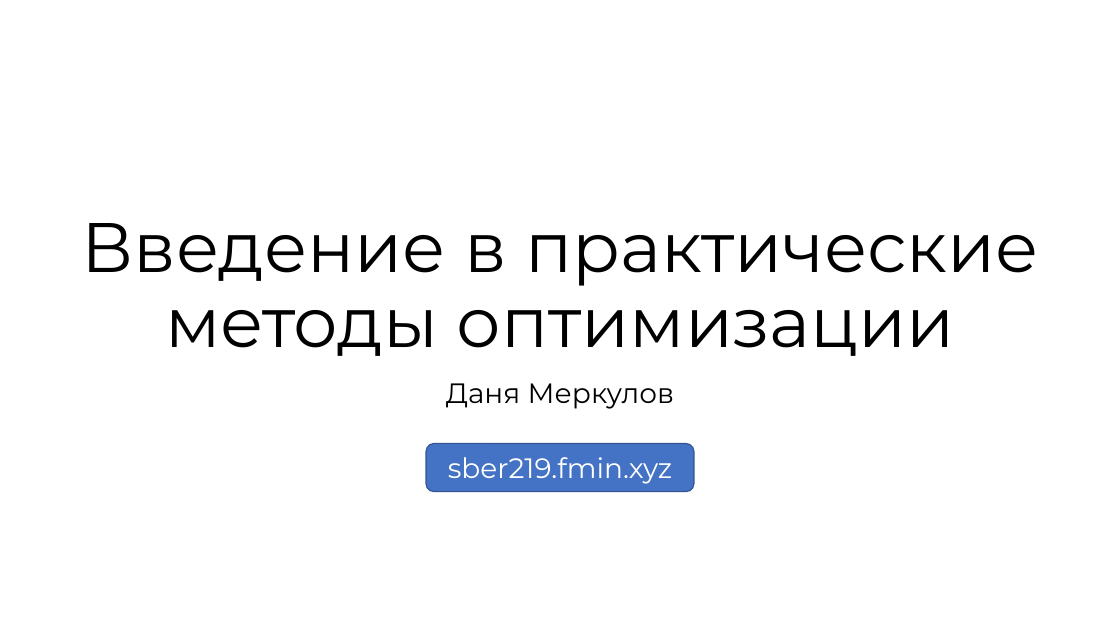
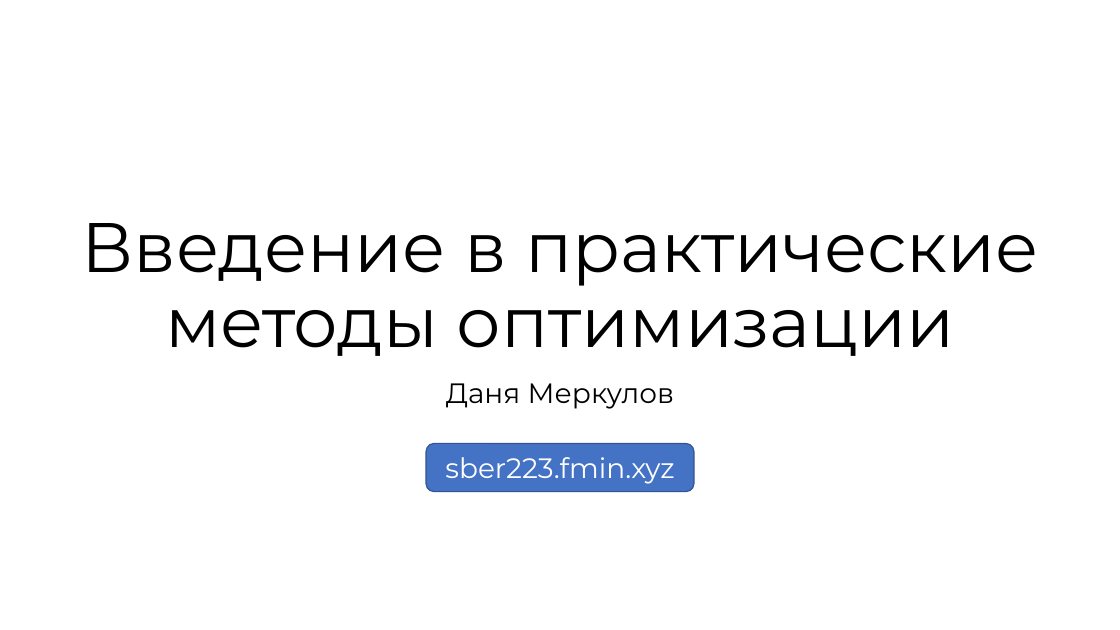
Before and after one commit to MerkulovDaniil/sber223, a slide deck: slide 1 of presentations/intro.pptx. Drawn at 1120x630 pixels with LibreOffice and Linux fonts; fonts in the diff are those of the drawing. Boxes give left, top, right and bottom in pixels: in the first picture for what was removed or moved away, otherwise in the second. Text is boxed around its words. In the diff, an @@ line names an element or a change of style, - is before the commit and + after.

```diff
--- a/presentations/intro.pptx
+++ b/presentations/intro.pptx
@@ text in rounded rectangle at (445, 457, 674, 484): text changed @@
-sber219.fmin.xyz
+sber223.fmin.xyz
```
Also in this commit, not shown: 3 other slides changed, 2 other files.
